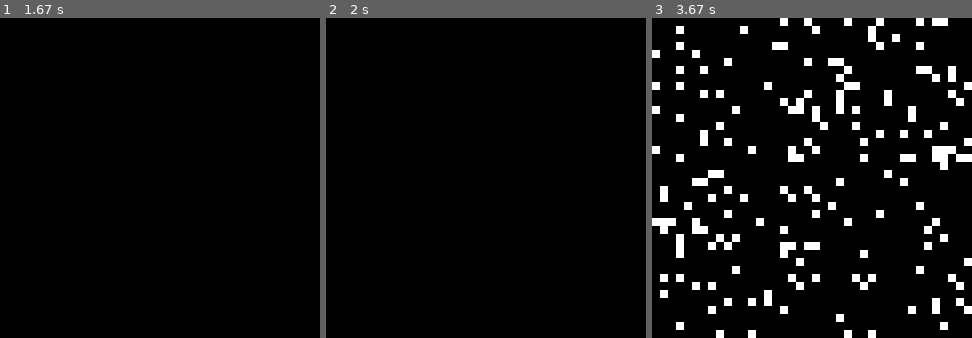
Above: before the commit, frames 1-3 (left to right).
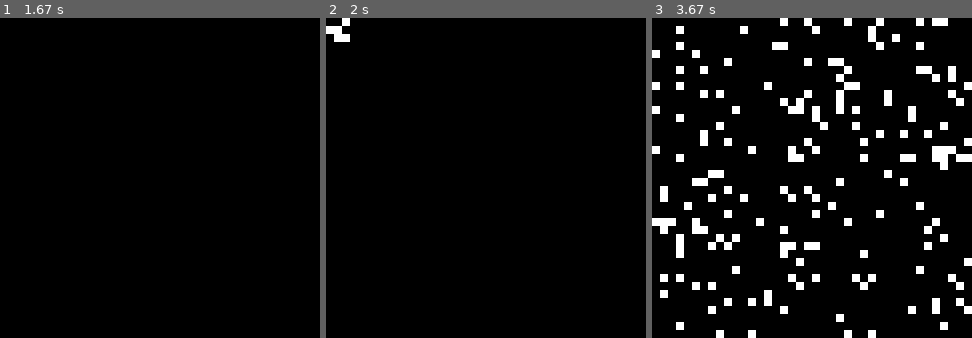
Above: after the commit, the same moments.

Repository: ihave13digits/PyGameOfLife
Game: pygame game, started from run.py
The game is run twice, just before and just after one commit, with the same random seed, the same clock (stepped at 60 frames per second) and the same inputs.
Inputs:
- Up to frame 1 (1.67 s): hold O 0.33-0.8 s; hold 3 0.83-1.3 s
- Up to frame 2 (2 s): tap 1 at 1.83 s
- Up to frame 3 (3.67 s): tap C at 2.17 s; tap 2 at 3 s; tap R at 3.33 s
The pictures show only the part of the screen within x 0-50%, y 0-50%; the shares and areas given below are measured in that part.

Frame 1 is identical in both runs. In frame 2, 0.3% of the frame differs, in the area x 0-8%, y 0-8%; in frame 3, nothing differs.

Commit message:
added templates

Diff:
--- a/run.py
+++ b/run.py
@@ -38,6 +38,9 @@
         self.matrix = []
         self.generations = 0
 
+        self.selected = 0
+        self.templates = []
+
         self.screen = None
         self.clock = None
 
@@ -49,6 +52,9 @@
             for x in range(self.width):
                 c = Cell(x*cell_size, y*cell_size, False)
                 self.matrix.append(c)
+
+        for key in template:
+            self.templates.append(key)
 
         self.screen = pg.display.set_mode(window_size)
         self.clock = pg.time.Clock()
@@ -74,7 +80,7 @@
                 try:
                     index = ((y * self.width) + x) + i
                     if index != i:
-                        neighbors += int(matrix[index])#int(matrix[index].alive)
+                        neighbors += int(matrix[index])
                 except IndexError:
                     pass
         return neighbors
@@ -107,9 +113,9 @@
                 i = ((Y+y * self.width) + X+x)
                 self.matrix[i].alive = template[key]['matrix'][index]
 
-    def prefab(self, X, Y, key):
+    def prefab(self, X, Y):
         try:
-            for v in template[key]['vectors']:
+            for v in template[self.templates[self.selected]]['vectors']:
                 x = X+v[0]
                 y = Y+v[1]
                 i = ((y * self.width) + x)
@@ -145,6 +151,7 @@
 
                 if event.key == pg.K_r:
                     self.matrix.clear()
+                    self.generations = 0
                     for y in range(self.height):
                         for x in range(self.width):
                             c = Cell(x*cell_size, y*cell_size, bool(choice([0,0,0,0,0,0,0,0,0,1])))
@@ -160,6 +167,7 @@
                         for x in range(self.width):
                             c = Cell(x*cell_size, y*cell_size, False)
                             self.matrix.append(c)
+                    self.draw_cells()
                     #print("\n"*50)
                     print("Matrix reset.")
 
@@ -182,9 +190,9 @@
                 if event.key == pg.K_o:
                     if self.paused:
                         self.apply_rules()
-                        #print("\n"*50)
-                        print("Generations:", self.generations)
                         self.draw_cells()
+                    #print("\n"*50)
+                    print("Generations:", self.generations)
 
                 if event.key == pg.K_i:
                     matrix = []
@@ -196,34 +204,23 @@
                     #print("\n"*50)
                     print("Alive:", self.matrix[index].alive, "\nNeighbors:", self.get_neighbors(matrix, index))
 
-                if event.key == pg.K_0:
-                    mp = list(pg.mouse.get_pos())
-                    x, y = int(mp[0]/cell_size), int(mp[1]/cell_size)
-                    self.prefab(x, y, 'glider_gun')
                 if event.key == pg.K_1:
                     mp = list(pg.mouse.get_pos())
                     x, y = int(mp[0]/cell_size), int(mp[1]/cell_size)
-                    self.prefab(x, y, 'glider')
+                    self.prefab(x, y)
+                    self.draw_cells()
+                    #print("\n"*50)
+                    print("Spawned:", self.templates[self.selected])
                 if event.key == pg.K_2:
-                    mp = list(pg.mouse.get_pos())
-                    x, y = int(mp[0]/cell_size), int(mp[1]/cell_size)
-                    self.prefab(x, y, 'r')
+                    if self.selected > 0:
+                        self.selected -= 1
+                    #print("\n"*50)
+                    print("Selected:", self.templates[self.selected])
                 if event.key == pg.K_3:
-                    mp = list(pg.mouse.get_pos())
-                    x, y = int(mp[0]/cell_size), int(mp[1]/cell_size)
-                    self.prefab(x, y, 'acorn')
-                if event.key == pg.K_4:
-                    mp = list(pg.mouse.get_pos())
-                    x, y = int(mp[0]/cell_size), int(mp[1]/cell_size)
-                    self.prefab(x, y, 'diehard')
-                if event.key == pg.K_5:
-                    mp = list(pg.mouse.get_pos())
-                    x, y = int(mp[0]/cell_size), int(mp[1]/cell_size)
-                    self.prefab(x, y, 'ship')
-                if event.key == pg.K_9:
-                    mp = list(pg.mouse.get_pos())
-                    x, y = int(mp[0]/cell_size), int(mp[1]/cell_size)
-                    self.prefab(x, y, 'mandala')
+                    if self.selected < len(self.templates)-1:
+                        self.selected += 1
+                    #print("\n"*50)
+                    print("Selected:", self.templates[self.selected])
 
     def apply_rules(self):
         # Get last generation
--- a/var.py
+++ b/var.py
@@ -84,7 +84,7 @@
                 [0,4],[2,4],[5,4],[6,4],[7,4],[1,5],[3,5],
                 [4,5],[6,5],[2,6],[3,6],[5,6],[3,7],[4,7]
                 ]},
-        'ship' : {
+        'ship_l' : {
             'width' : 7,
             'height' : 5,
             'matrix' : [
@@ -99,4 +99,33 @@
                 [0,3],[6,3],[1,4],[2,4],[3,4],
                 [4,4],[5,4],[6,4]
                 ]},
+        'ship_m' : {
+            'width' : 6,
+            'height' : 5,
+            'matrix' : [
+                0,0,1,0,0,0,
+                1,0,0,0,1,0,
+                0,0,0,0,0,1,
+                1,0,0,0,0,1,
+                0,1,1,1,1,1,
+                ],
+            'vectors' : [
+                [2,0],[0,1],[4,1],[5,2],
+                [0,3],[5,3],[1,4],[2,4],
+                [3,4],[4,4],[5,4]
+                ]},
+        'ship_s' : {
+            'width' : 5,
+            'height' : 4,
+            'matrix' : [
+                1,0,0,1,0,
+                0,0,0,0,1,
+                1,0,0,0,1,
+                0,1,1,1,1,
+                ],
+            'vectors' : [
+                [0,0],[3,0],[4,1],
+                [0,2],[4,2],[1,3],
+                [2,3],[3,3],[4,3]
+                ]},
         }
